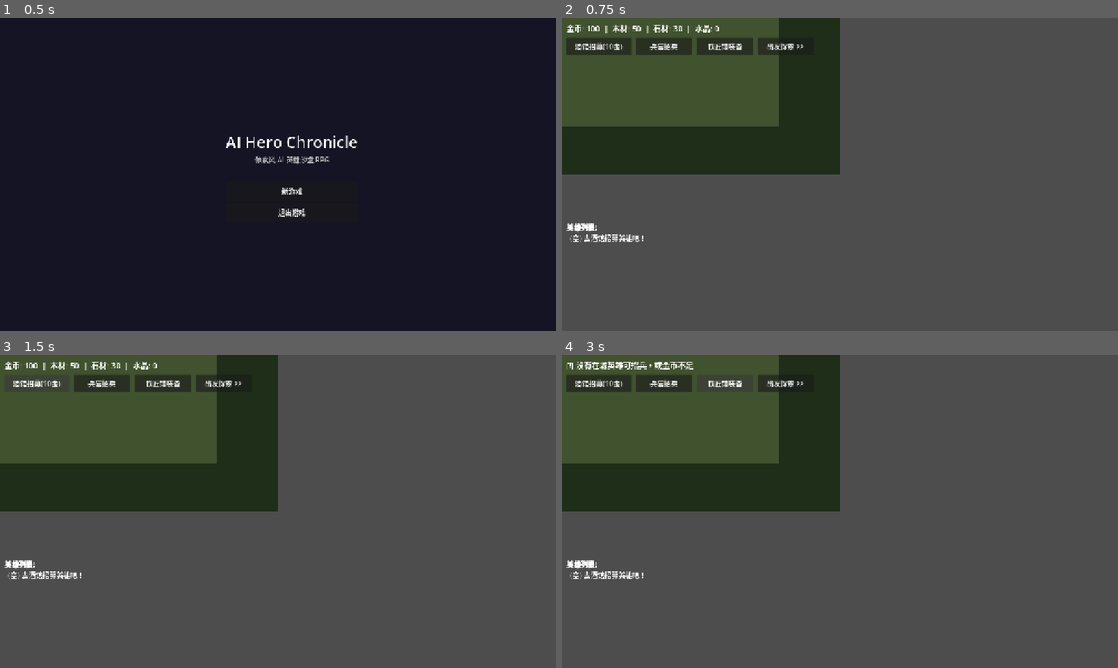
Above: before the commit, frames 1-4 (two rows, left to right).
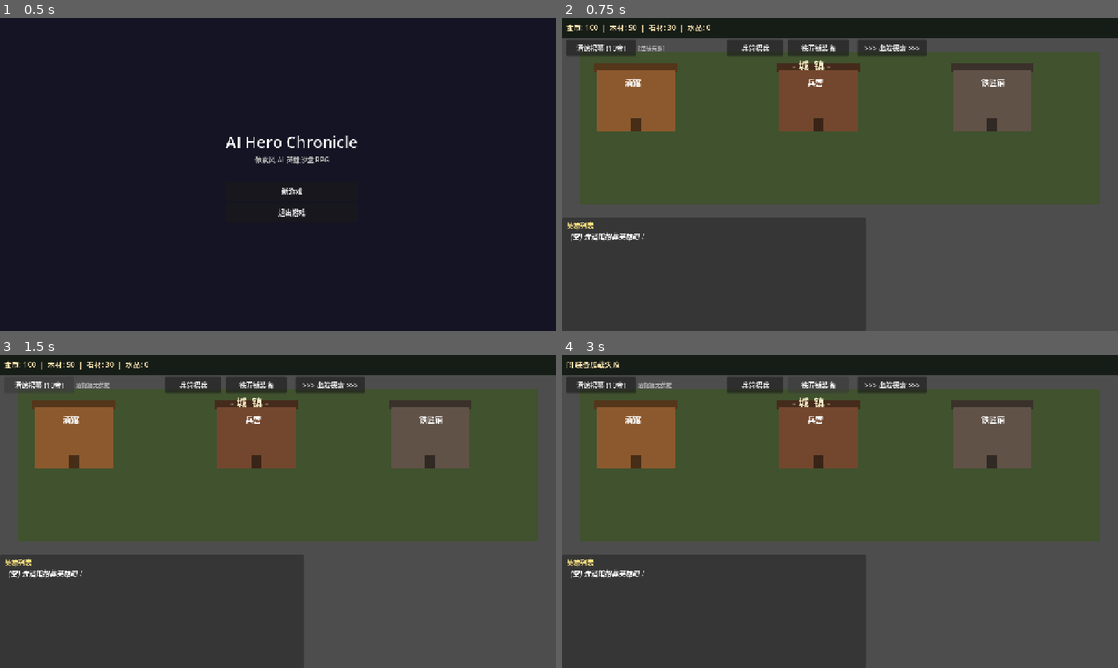
Above: after the commit, the same moments.

Repository: ABAPPLO/mygame
Game: Godot game, scene res://scenes/main_menu.tscn
The game is run twice, just before and just after one commit, with the same random seed, the same clock (stepped at 60 frames per second) and the same inputs.
Inputs:
- Up to frame 1 (0.5 s): no input
- Up to frame 2 (0.75 s): click "新游戏" at 0.5 s
- Up to frame 3 (1.5 s): click "酒馆招募(10金)" (after the commit: "酒馆招募 (10金)") at 1.25 s
- Up to frame 4 (3 s): click "兵营招兵" at 2 s; click "铁匠铺装备" at 2.75 s

Frame 1 is identical in both runs. In frame 2, 47% of the frame differs, in the area x 0-100%, y 0-72%; in frame 3, 47%; in frame 4, 47%.

Commit message:
fix: correct scene coordinates and improve town UX
- Fix all Node2D positions: changed from negative coords (off-screen) to proper screen coords
- Town: buildings now visible, added tavern loading status, await refresh properly
- Battle: hero/enemy sprites centered on screen
- Tavern recruit now works in one click (awaits data load)
- Hero list shows attack, defense, weapon info

Diff:
--- a/client/scripts/combat/battle_manager.gd
+++ b/client/scripts/combat/battle_manager.gd
@@ -26,7 +26,7 @@
 	# Background
 	var bg = ColorRect.new()
 	bg.color = Color(0.08, 0.06, 0.12, 1)
-	bg.position = Vector2(-640, -360)
+	bg.position = Vector2(0, 0)
 	bg.size = Vector2(1280, 720)
 	bg.z_index = -10
 	add_child(bg)
@@ -34,44 +34,44 @@
 	# Battle ground
 	var ground = ColorRect.new()
 	ground.color = Color(0.18, 0.22, 0.16, 1)
-	ground.position = Vector2(-500, -80)
+	ground.position = Vector2(140, 180)
 	ground.size = Vector2(1000, 160)
 	add_child(ground)
 
 	# Hero sprite
 	var hero_sprite = ColorRect.new()
 	hero_sprite.color = Color(0.9, 0.2, 0.2)
-	hero_sprite.position = Vector2(-350, -50)
-	hero_sprite.size = Vector2(50, 70)
+	hero_sprite.position = Vector2(220, 200)
+	hero_sprite.size = Vector2(60, 80)
 	add_child(hero_sprite)
 
 	var hero_lbl = Label.new()
 	hero_lbl.text = "英雄"
-	hero_lbl.position = Vector2(-355, -70)
-	hero_lbl.add_theme_font_size_override("font_size", 12)
+	hero_lbl.position = Vector2(225, 178)
+	hero_lbl.add_theme_font_size_override("font_size", 13)
 	hero_lbl.add_theme_color_override("font_color", Color.WHITE)
 	add_child(hero_lbl)
 
 	# Enemy sprite
 	var enemy_sprite = ColorRect.new()
 	enemy_sprite.color = Color(0.6, 0.2, 0.6)
-	enemy_sprite.position = Vector2(250, -50)
-	enemy_sprite.size = Vector2(50, 70)
+	enemy_sprite.position = Vector2(920, 200)
+	enemy_sprite.size = Vector2(60, 80)
 	enemy_sprite.name = "EnemySprite"
 	add_child(enemy_sprite)
 
 	enemy_label = Label.new()
 	enemy_label.text = "敌人"
-	enemy_label.position = Vector2(245, -70)
-	enemy_label.add_theme_font_size_override("font_size", 12)
+	enemy_label.position = Vector2(925, 178)
+	enemy_label.add_theme_font_size_override("font_size", 13)
 	enemy_label.add_theme_color_override("font_color", Color.WHITE)
 	add_child(enemy_label)
 
 	# VS
 	var vs_label = Label.new()
 	vs_label.text = "VS"
-	vs_label.position = Vector2(-20, -40)
-	vs_label.add_theme_font_size_override("font_size", 32)
+	vs_label.position = Vector2(600, 210)
+	vs_label.add_theme_font_size_override("font_size", 36)
 	vs_label.add_theme_color_override("font_color", Color(1, 0.8, 0.2))
 	add_child(vs_label)
 
--- a/client/scripts/town/town_manager.gd
+++ b/client/scripts/town/town_manager.gd
@@ -4,110 +4,149 @@
 var available_equipment: Array = []
 var info_label: Label
 var hero_list_label: RichTextLabel
+var tavern_btn: Button
+var tavern_status: Label
 
 
 func _ready():
-	# Build town background
-	var bg = ColorRect.new()
-	bg.color = Color(0.12, 0.18, 0.10, 1)
-	bg.set_anchors_preset(Control.PRESET_FULL_RECT)
-	bg.z_index = -10
-	var canvas = CanvasLayer.new()
-	canvas.layer = -1
-	add_child(canvas)
-	canvas.add_child(bg)
-	bg.position = Vector2(-640, -360)
-	bg.size = Vector2(1280, 720)
-
-	# Town ground
+	# === 2D World (buildings on screen) ===
 	var ground = ColorRect.new()
 	ground.color = Color(0.25, 0.32, 0.18, 1)
-	ground.position = Vector2(-500, -250)
-	ground.size = Vector2(1000, 500)
-	ground.z_index = -5
+	ground.position = Vector2(40, 80)
+	ground.size = Vector2(1200, 350)
 	add_child(ground)
 
-	# Buildings
-	_create_building(Vector2(-400, -180), Vector2(120, 100), Color(0.55, 0.35, 0.18), "酒馆")
-	_create_building(Vector2(-120, -180), Vector2(120, 100), Color(0.45, 0.28, 0.18), "兵营")
-	_create_building(Vector2(160, -180), Vector2(120, 100), Color(0.38, 0.32, 0.28), "铁匠铺")
-
-	# UI Layer
+	_create_building(Vector2(80, 120), Vector2(180, 140), Color(0.55, 0.35, 0.18), "酒馆")
+	_create_building(Vector2(500, 120), Vector2(180, 140), Color(0.45, 0.28, 0.18), "兵营")
+	_create_building(Vector2(900, 120), Vector2(180, 140), Color(0.38, 0.32, 0.28), "铁匠铺")
+
+	# Town label
+	var town_title = Label.new()
+	town_title.text = "- 城  镇 -"
+	town_title.position = Vector2(530, 90)
+	town_title.add_theme_font_size_override("font_size", 24)
+	town_title.add_theme_color_override("font_color", Color(1, 0.95, 0.8))
+	add_child(town_title)
+
+	# === UI Layer (screen-space) ===
 	var ui_layer = CanvasLayer.new()
 	ui_layer.layer = 10
 	add_child(ui_layer)
 
-	var ui_root = Control.new()
-	ui_root.set_anchors_preset(Control.PRESET_FULL_RECT)
-	ui_layer.add_child(ui_root)
+	var ui = Control.new()
+	ui.set_anchors_preset(Control.PRESET_FULL_RECT)
+	ui_layer.add_child(ui)
+
+	# Top bar background
+	var top_bar = ColorRect.new()
+	top_bar.position = Vector2(0, 0)
+	top_bar.size = Vector2(1280, 45)
+	top_bar.color = Color(0.05, 0.08, 0.05, 0.85)
+	ui.add_child(top_bar)
 
 	# Resource display
 	info_label = Label.new()
-	info_label.position = Vector2(10, 10)
+	info_label.position = Vector2(10, 8)
 	info_label.size = Vector2(500, 30)
-	info_label.add_theme_font_size_override("font_size", 18)
-	ui_root.add_child(info_label)
-
-	# Buttons
-	var btn_y = 45
-	var btn_height = 40
-	var tavern_btn = Button.new()
-	tavern_btn.text = "酒馆招募(10金)"
+	info_label.add_theme_font_size_override("font_size", 17)
+	info_label.add_theme_color_override("font_color", Color(1, 0.9, 0.7))
+	ui.add_child(info_label)
+
+	# Buttons row
+	var btn_y = 50
+	var btn_h = 38
+
+	tavern_btn = Button.new()
+	tavern_btn.text = "酒馆招募 (10金)"
 	tavern_btn.position = Vector2(10, btn_y)
-	tavern_btn.size = Vector2(150, btn_height)
+	tavern_btn.size = Vector2(160, btn_h)
 	tavern_btn.pressed.connect(_on_tavern_button_pressed)
-	ui_root.add_child(tavern_btn)
+	ui.add_child(tavern_btn)
+
+	tavern_status = Label.new()
+	tavern_status.position = Vector2(175, btn_y + 8)
+	tavern_status.size = Vector2(200, 25)
+	tavern_status.add_theme_font_size_override("font_size", 13)
+	tavern_status.add_theme_color_override("font_color", Color(0.7, 0.7, 0.7))
+	ui.add_child(tavern_status)
 
 	var barracks_btn = Button.new()
 	barracks_btn.text = "兵营招兵"
-	barracks_btn.position = Vector2(170, btn_y)
-	barracks_btn.size = Vector2(130, btn_height)
+	barracks_btn.position = Vector2(380, btn_y)
+	barracks_btn.size = Vector2(130, btn_h)
 	barracks_btn.pressed.connect(_on_barracks_button_pressed)
-	ui_root.add_child(barracks_btn)
+	ui.add_child(barracks_btn)
 
 	var blacksmith_btn = Button.new()
 	blacksmith_btn.text = "铁匠铺装备"
-	blacksmith_btn.position = Vector2(310, btn_y)
-	blacksmith_btn.size = Vector2(130, btn_height)
+	blacksmith_btn.position = Vector2(520, btn_y)
+	blacksmith_btn.size = Vector2(140, btn_h)
 	blacksmith_btn.pressed.connect(_on_blacksmith_button_pressed)
-	ui_root.add_child(blacksmith_btn)
+	ui.add_child(blacksmith_btn)
 
 	var map_btn = Button.new()
-	map_btn.text = "出发探索 >>"
-	map_btn.position = Vector2(450, btn_y)
-	map_btn.size = Vector2(130, btn_height)
+	map_btn.text = ">>> 出发探索 >>>"
+	map_btn.position = Vector2(680, btn_y)
+	map_btn.size = Vector2(160, btn_h)
 	map_btn.pressed.connect(_on_map_button_pressed)
-	ui_root.add_child(map_btn)
-
-	# Hero list
+	ui.add_child(map_btn)
+
+	# Hero list panel
+	var hero_panel = Panel.new()
+	hero_panel.position = Vector2(0, 460)
+	hero_panel.size = Vector2(700, 260)
+	hero_panel.modulate = Color(0, 0, 0, 0.5)
+	ui.add_child(hero_panel)
+
+	var hero_title = Label.new()
+	hero_title.text = "英雄列表"
+	hero_title.position = Vector2(10, 465)
+	hero_title.add_theme_font_size_override("font_size", 16)
+	hero_title.add_theme_color_override("font_color", Color(1, 0.9, 0.5))
+	ui.add_child(hero_title)
+
 	hero_list_label = RichTextLabel.new()
-	hero_list_label.position = Vector2(10, 470)
-	hero_list_label.size = Vector2(600, 200)
+	hero_list_label.position = Vector2(10, 490)
+	hero_list_label.size = Vector2(680, 220)
 	hero_list_label.bbcode_enabled = true
-	ui_root.add_child(hero_list_label)
-
+	ui.add_child(hero_list_label)
+
+	# Initial display
 	_update_info_display()
+
+	# Load data from server
+	tavern_status.text = "加载中..."
 	_refresh_tavern()
 	_load_equipment()
 
 
 func _create_building(pos: Vector2, size: Vector2, color: Color, label_text: String):
+	# Roof
+	var roof = ColorRect.new()
+	roof.position = Vector2(pos.x - 5, pos.y - 15)
+	roof.size = Vector2(size.x + 10, 20)
+	roof.color = Color(color.r * 0.6, color.g * 0.6, color.b * 0.6)
+	add_child(roof)
+
+	# Building body
 	var building = ColorRect.new()
 	building.position = pos
 	building.size = size
 	building.color = color
 	add_child(building)
 
-	var roof = ColorRect.new()
-	roof.position = Vector2(pos.x - 10, pos.y - 20)
-	roof.size = Vector2(size.x + 20, 25)
-	roof.color = Color(color.r * 0.7, color.g * 0.7, color.b * 0.7)
-	add_child(roof)
-
+	# Door
+	var door = ColorRect.new()
+	door.position = Vector2(pos.x + size.x / 2 - 12, pos.y + size.y - 30)
+	door.size = Vector2(24, 30)
+	door.color = Color(color.r * 0.5, color.g * 0.5, color.b * 0.5)
+	add_child(door)
+
+	# Label
 	var lbl = Label.new()
 	lbl.text = label_text
-	lbl.position = Vector2(pos.x + 20, pos.y + size.y / 2 - 10)
-	lbl.add_theme_font_size_override("font_size", 16)
+	lbl.position = Vector2(pos.x + size.x / 2 - 25, pos.y + 15)
+	lbl.add_theme_font_size_override("font_size", 18)
 	lbl.add_theme_color_override("font_color", Color.WHITE)
 	add_child(lbl)
 
@@ -124,15 +163,18 @@
 func _update_hero_list():
 	if not hero_list_label:
 		return
-	var text = "[b]英雄列表:[/b]\n"
+	var text = ""
 	if GameManager.heroes.is_empty():
-		text += "  (空) 去酒馆招募英雄吧！"
+		text = "[i]  (空) 去酒馆招募英雄吧！[/i]"
 	else:
 		for h in GameManager.heroes:
-			var status = "在城" if h.in_town else "探索中(%d,%d)" % [h.pos_x, h.pos_y]
+			var status = "[color=green]在城[/color]" if h.in_town else "[color=cyan]探索中(%d,%d)[/color]" % [h.pos_x, h.pos_y]
 			var hp = h.stats.get("hp", 0)
-			text += "  [color=yellow]%s[/color] Lv%d %s | HP:%d 兵:%d/%d | %s\n" % [
-				h.name, h.level, h.hero_class, hp, h.troops, h.max_troops, status
+			var weapon = h.equipment_weapon if h.equipment_weapon else "-"
+			text += "  [color=yellow]%s[/color] Lv%d [color=white]%s[/color] | HP:%d 攻:%d 防:%d 兵:%d/%d | %s | 武器:%s\n" % [
+				h.name, h.level, h.hero_class, hp,
+				h.stats.get("atk", 0), h.stats.get("def", 0) if h.stats.has("def") else h.stats.get("defense", 0),
+				h.troops, h.max_troops, status, weapon
 			]
 	hero_list_label.text = text
 
@@ -141,6 +183,15 @@
 	var result = await NetworkManager.refresh_tavern()
 	if result and result.has("heroes"):
 		tavern_heroes = result.heroes
+		if tavern_heroes.is_empty():
+			tavern_status.text = "酒馆暂无英雄"
+		else:
+			var names = []
+			for h in tavern_heroes:
+				names.append(h.get("name", "?"))
+			tavern_status.text = "可招募: " + ", ".join(names)
+	else:
+		tavern_status.text = "[连接失败]"
 
 
 func _load_equipment():
@@ -151,19 +202,27 @@
 
 func _on_tavern_button_pressed():
 	if tavern_heroes.is_empty():
-		_refresh_tavern()
-		return
+		tavern_status.text = "刷新中..."
+		await _refresh_tavern()
+		if tavern_heroes.is_empty():
+			tavern_status.text = "酒馆暂无英雄"
+			return
+
 	if GameManager.heroes.size() >= GameManager.max_heroes:
 		info_label.text = "[!] 英雄已满！最多 %d 个" % GameManager.max_heroes
 		return
+
 	var cost = 10
 	if not ResourceManager.can_afford({"gold": cost}):
 		info_label.text = "[!] 金币不足！需要 %d 金" % cost
 		return
+
 	ResourceManager.spend({"gold": cost})
 	var hero_template = tavern_heroes.pop_front()
 	GameManager.add_hero(hero_template)
-	info_label.text = "[+] 招募了 %s！" % hero_template.get("name", "Unknown")
+	var hero_name = hero_template.get("name", "Unknown")
+	info_label.text = "[+] 招募了 %s！" % hero_name
+	tavern_status.text = "已招募 %s" % hero_name
 	_update_info_display()
 
 
@@ -175,7 +234,7 @@
 			if ResourceManager.can_afford({"gold": cost}):
 				ResourceManager.spend({"gold": cost})
 				h.troops = mini(h.troops + recruit_amount, h.max_troops)
-				info_label.text = "[+] %s 招募了 %d 士兵" % [h.name, recruit_amount]
+				info_label.text = "[+] %s 招募了 %d 士兵 (共%d/%d)" % [h.name, recruit_amount, h.troops, h.max_troops]
 				_update_info_display()
 				return
 	info_label.text = "[!] 没有在城英雄可招兵，或金币不足"
@@ -183,8 +242,11 @@
 
 func _on_blacksmith_button_pressed():
 	if available_equipment.is_empty():
-		_load_equipment()
-		return
+		await _load_equipment()
+		if available_equipment.is_empty():
+			info_label.text = "[!] 装备加载失败"
+			return
+
 	for h in GameManager.heroes:
 		if h.in_town:
 			var equip = available_equipment[0]
@@ -209,10 +271,13 @@
 	if GameManager.heroes.is_empty():
 		info_label.text = "[!] 请先招募英雄！"
 		return
+
+	# Send first in-town hero to explore
 	for h in GameManager.heroes:
 		if h.in_town:
 			h.in_town = false
 			h.pos_x = 2
 			h.pos_y = 2
+			info_label.text = "%s 出发探索！" % h.name
 			break
 	GameManager.change_state(GameManager.GameState.MAP)
